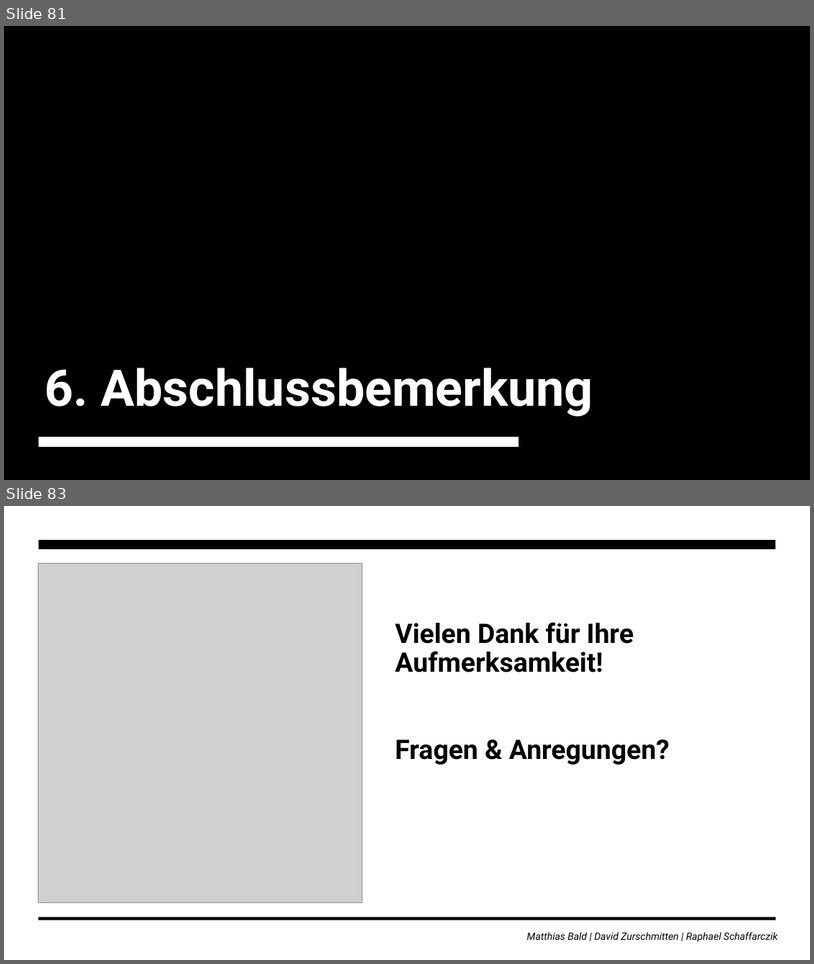
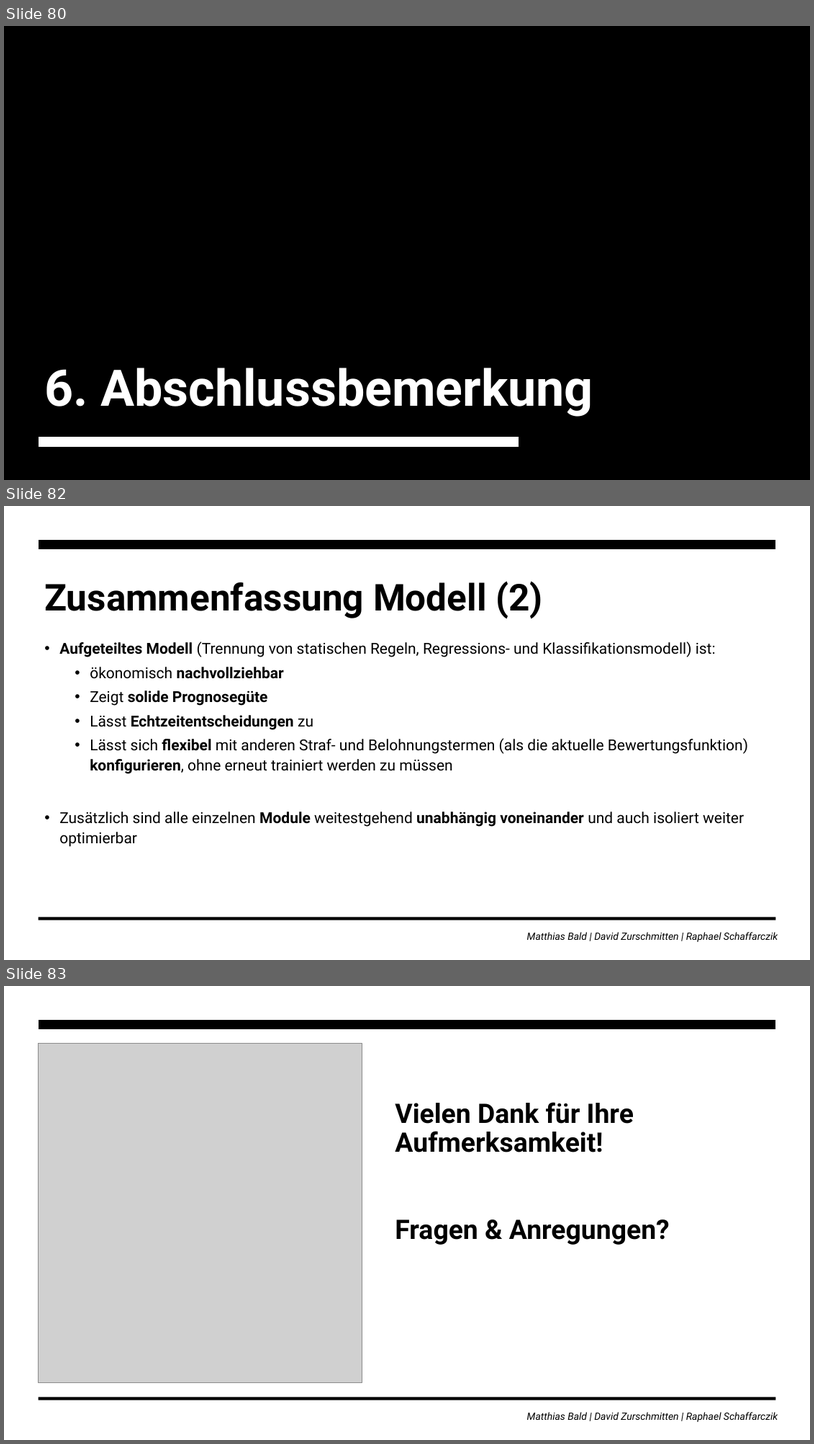
Before and after one commit to zurdavid/projektpraktikum-datascience, a slide deck: präsentationen/Abschlusspräsentation_Entwurf.pptx. Shown one above the other, each under a label of ours: slides 81 and 83 before the commit, slides 80, 82 and 83 after it; the slides between them are not shown. The pictures are 814x964 and 814x1444 pixels, drawn with LibreOffice and Linux fonts; fonts in the diff are those of the drawing; grey boxes stand for pictures. Boxes give left, top, right and bottom in pixels: in the first picture for what was removed or moved away, otherwise in the second. Text is boxed around its words. In the diff, an @@ line names an element or a change of style, - is before the commit and + after.

```diff
--- a/präsentationen/Abschlusspräsentation_Entwurf.pptx
+++ b/präsentationen/Abschlusspräsentation_Entwurf.pptx
@@ slide 82 added at bbox=[4, 506, 810, 960], background #FFFFFF; not listed: 3 template elements that a slide beside it also shows @@
@@ title added at bbox=[44, 581, 543, 619], 44 pt, text #000000, bold @@
+Zusammenfassung Modell (2)
@@ text added at bbox=[59, 641, 748, 847], 18 pt, text #000000 @@
+• Aufgeteiltes Modell (Trennung von statischen Regeln, Regressions- und Klassifikationsmodell) ist:
+  • ökonomisch nachvollziehbar
+  • Zeigt solide Prognosegüte
+  • Lässt Echtzeitentscheidungen zu
+  • Lässt sich flexibel mit anderen Straf- und Belohnungstermen (als die aktuelle Bewertungsfunktion) konfigurieren, ohne erneut trainiert werden zu müssen
+• Zusätzlich sind alle einzelnen Module weitestgehend unabhängig voneinander und auch isoliert weiter optimierbar
@@ what was slide 81 is now slide 80 @@
```
Also in this commit, not shown: 2 other slides added, 3 slides removed.
